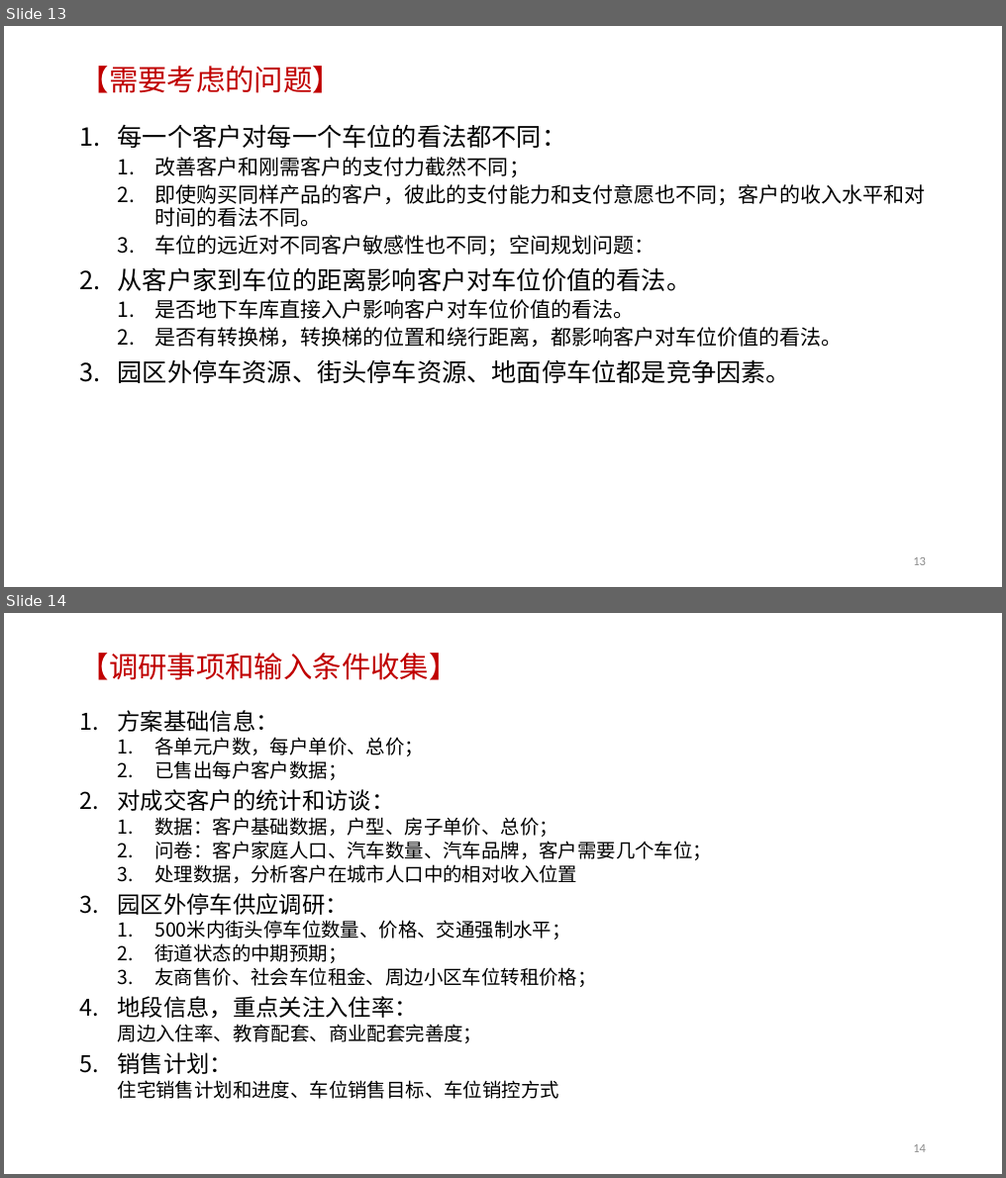
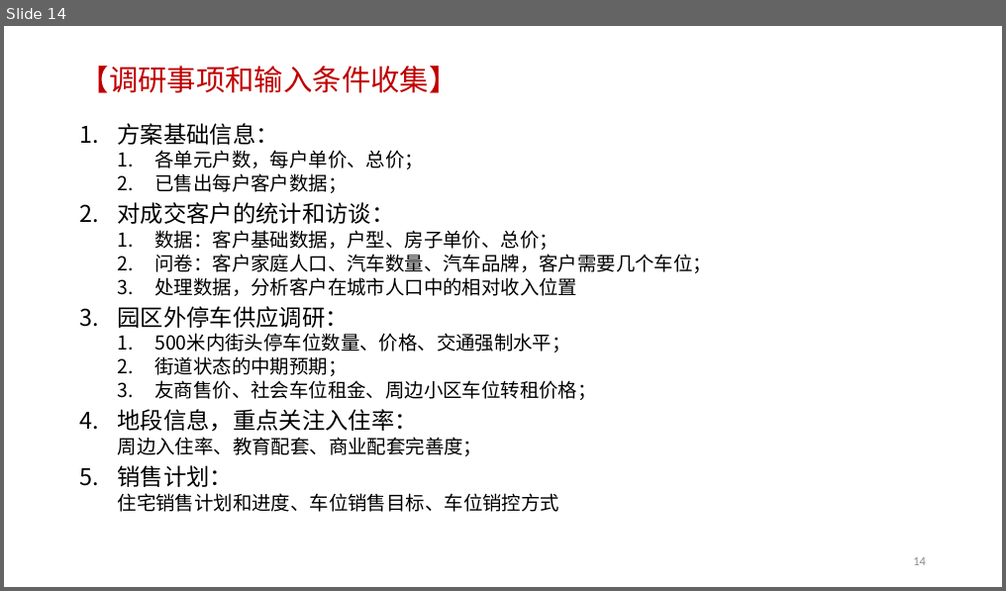
Before and after one commit to ludwigpeking/2409-parking-pricing, a slide deck: 2401-parkingPricing.pptx. Shown one above the other, each under a label of ours: slides 13 and 14 before the commit, slide 14 after it. The pictures are 1006x1178 and 1006x591 pixels, drawn with LibreOffice and Linux fonts; fonts in the diff are those of the drawing; background and template pictures are left out. Boxes give left, top, right and bottom in pixels: in the first picture for what was removed or moved away, otherwise in the second. Text is boxed around its words. In the diff, an @@ line names an element or a change of style, - is before the commit and + after.

```diff
--- a/2401-parkingPricing.pptx
+++ b/2401-parkingPricing.pptx
@@ slide 13 removed at <box>4,26,1002,587</box>, background #FFFFFF; not listed: 1 template element that a slide beside it also shows @@
@@ title removed at <box>80,66,342,93</box> @@
-【需要考虑的问题】
@@ text removed at <box>118,124,925,383</box> @@
-1. 每一个客户对每一个车位的看法都不同：
-  1. 改善客户和刚需客户的支付力截然不同；
-  2. 即使购买同样产品的客户，彼此的支付能力和支付意愿也不同；客户的收入水平和对时间的看法不同。
-  3. 车位的远近对不同客户敏感性也不同；空间规划问题：
-2. 从客户家到车位的距离影响客户对车位价值的看法。
-  1. 是否地下车库直接入户影响客户对车位价值的看法。
-  2. 是否有转换梯，转换梯的位置和绕行距离，都影响客户对车位价值的看法。
-3. 园区外停车资源、街头停车资源、地面停车位都是竞争因素。
```
Also in this commit, not shown: 10 slides changed, 3 slides added, 8 other slides removed, 12 other files.
